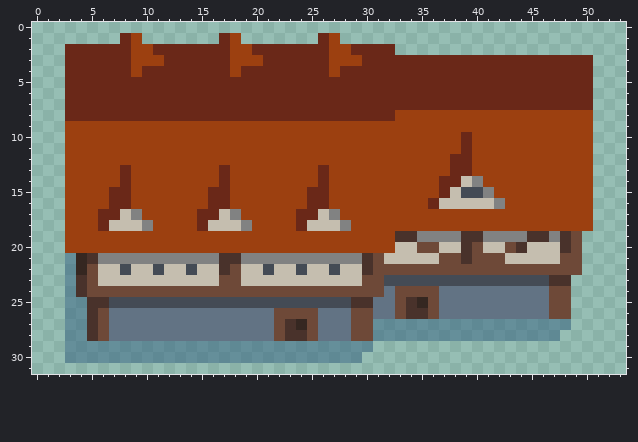
Two states of a pixel-art file, assets_src/image/decoration/unit/building02.ase. The first picture shows the starting point.
54x32 pixels, 1 frame.
Now the later version:
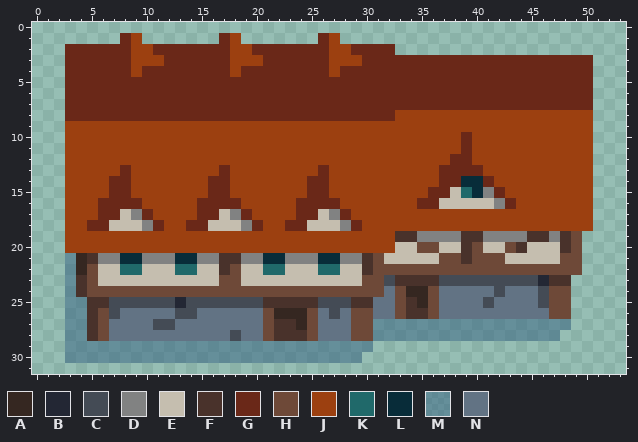
Palette (. is transparent): A #352721  B #232734  C #444b55  D #818282  E #c5beaf  F #49322b  G #6a2818  H #6e4938  J #9c4010  K #20696a  L #082c39  M #34608080  N #627384
The exact change:
y 13: x 37 J -> G; x 40 J -> G
y 14: x 7 J -> G; x 16 J -> G; x 25 J -> G; x 39..41 EDJ -> LLG
y 15: x 36 J -> G; x 39..40 CC -> KL; x 42 J -> G
y 16: x 6 J -> G; x 9 J -> G; x 15 J -> G; x 18 J -> G; x 24 J -> G; x 27 J -> G; x 35 J -> G; x 43 J -> G
y 17: x 10 J -> G; x 19 J -> G; x 28 J -> G
y 18: x 5 J -> G; x 11 J -> G; x 14 J -> G; x 20 J -> G; x 23 J -> G; x 29 J -> G
y 21: x 8..9 DD -> LL; x 13..14 DD -> LL; x 21..22 DD -> LL; x 26..27 DD -> LL
y 22: x 8..9 CE -> KK; x 11 C -> E; x 13..14 EC -> KK; x 21..22 CE -> KK; x 24 C -> E; x 26..27 EC -> KK
y 23: x 33..36 CCCC -> FFFF; x 46 C -> B
y 24: x 34..35 HH -> AA; x 42 N -> C; x 46 N -> C
y 25: x 13 C -> B; x 21..25 CCCCC -> FFFFF; x 41 N -> C; x 46 N -> C
y 26: x 7 N -> C; x 13..14 NN -> CC; x 21..24 NHHH -> HAAA; x 27 N -> C
y 27: x 11..12 NN -> CC; x 21..22 NH -> HF
y 28: x 18 N -> C; x 21..22 NH -> HF
